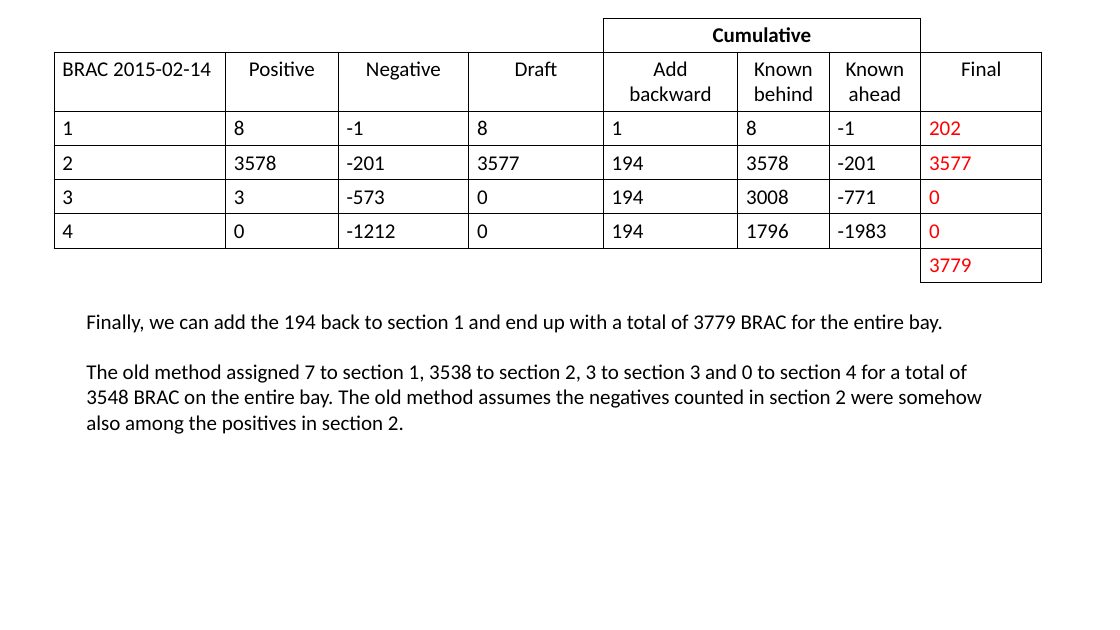
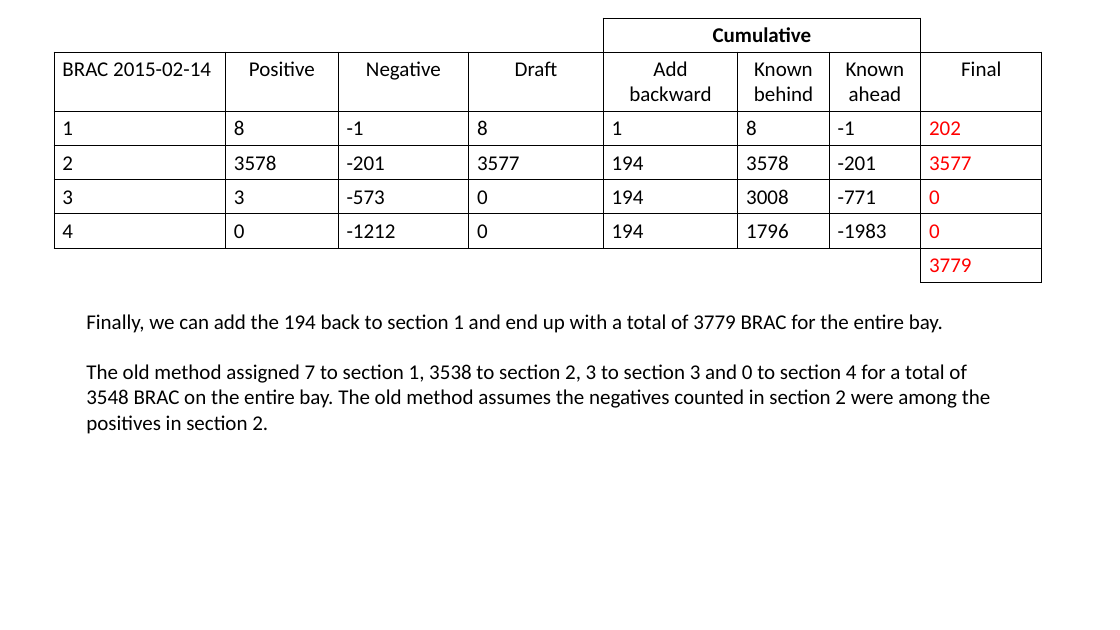
Before and after one commit to scottfjennings/ACR_waterbird_data_management, a slide deck: slide 30 of new_negative_logic_examples.pptx. Drawn at 1120x630 pixels with LibreOffice and Linux fonts; fonts in the diff are those of the drawing. Boxes give left, top, right and bottom in pixels: in the first picture for what was removed or moved away, otherwise in the second. Text is boxed around its words. In the diff, an @@ line names an element or a change of style, - is before the commit and + after.

```diff
--- a/new_negative_logic_examples.pptx
+++ b/new_negative_logic_examples.pptx
@@ text at [86, 364, 990, 434]: text changed @@
-The old method assigned 7 to section 1, 3538 to section 2, 3 to section 3 and 0 to section 4 for a total of 3548 BRAC on the entire bay. The old method assumes the negatives counted in section 2 were somehow also among the positives in section 2.
+The old method assigned 7 to section 1, 3538 to section 2, 3 to section 3 and 0 to section 4 for a total of 3548 BRAC on the entire bay. The old method assumes the negatives counted in section 2 were among the positives in section 2.
```
Also in this commit, not shown: 19 other slides changed, 1 other file.
